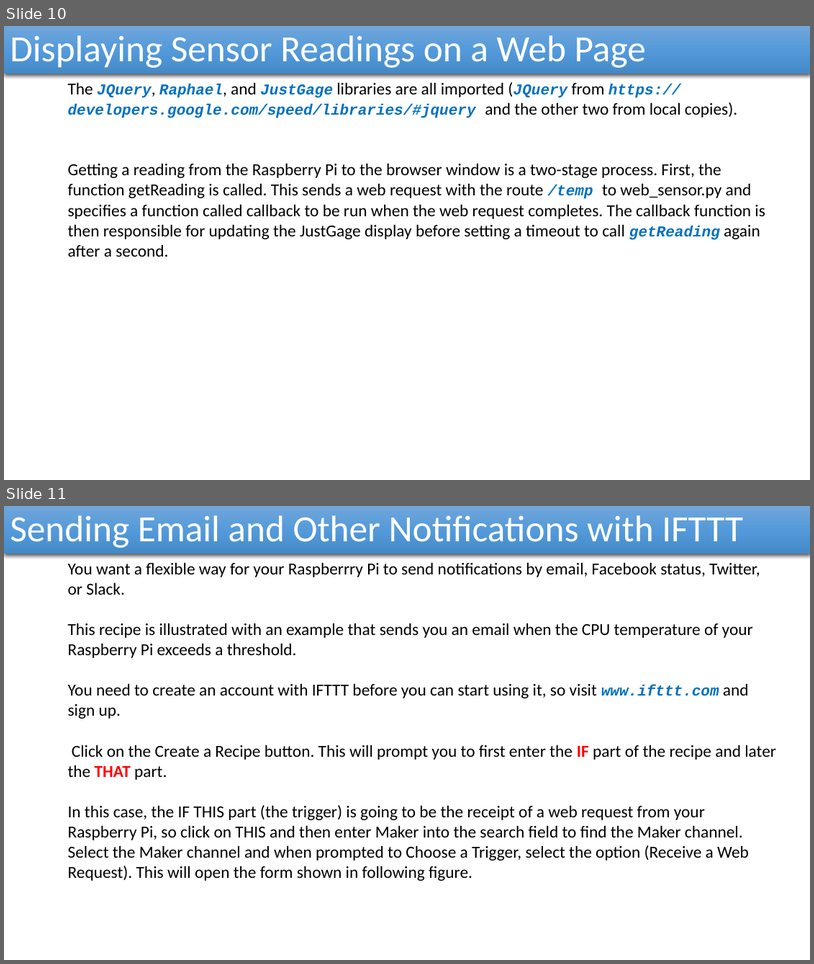
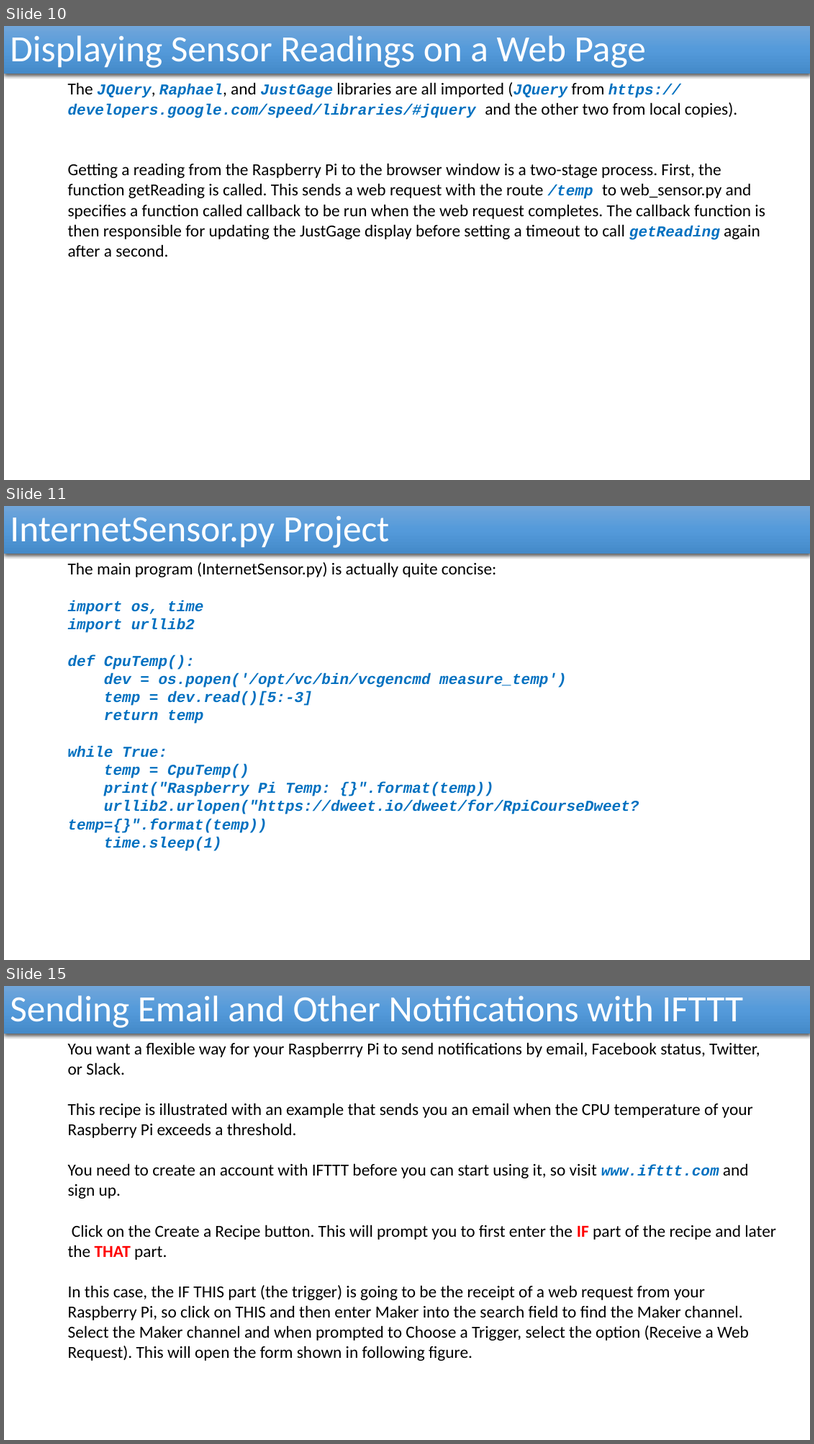
Before and after one commit to reza-arjmandi/rpi-course, a slide deck: session6/presentation/Internet Of Things.pptx. Shown one above the other, each under a label of ours: slides 10 and 11 before the commit, slides 10, 11 and 15 after it; the slides between them are not shown. The pictures are 814x964 and 814x1444 pixels, drawn with LibreOffice and Linux fonts; fonts in the diff are those of the drawing. Boxes give left, top, right and bottom in pixels: in the first picture for what was removed or moved away, otherwise in the second. Text is boxed around its words. In the diff, an @@ line names an element or a change of style, - is before the commit and + after.

```diff
--- a/session6/presentation/Internet Of Things.pptx
+++ b/session6/presentation/Internet Of Things.pptx
@@ slide 11 added at bbox=[4, 506, 810, 960], background #FFFFFF @@
@@ rectangle added at bbox=[4, 506, 810, 554], fill gradient #71A6DB to #559BDB to #448ACA, 44 pt, text #FFFFFF @@
+InternetSensor.py Project
@@ text added at bbox=[68, 562, 639, 833], 18 pt, text #0070C0, bold, italic @@
+  The main program (InternetSensor.py) is actually quite concise:
+  import os, time
+  import urllib2
+  def CpuTemp():
+  dev = os.popen('/opt/vc/bin/vcgencmd measure_temp')
+  temp = dev.read()[5:-3]
+  return temp
+  while True:
+  temp = CpuTemp()
+  print("Raspberry Pi Temp: {}".format(temp))
+  urllib2.urlopen("https://dweet.io/dweet/for/RpiCourseDweet?temp={}".format(temp))
+  time.sleep(1)
@@ what was slide 11 is now slide 15 @@
```
Also in this commit, not shown: 3 other slides added, 1 slide removed, 1 other file.
